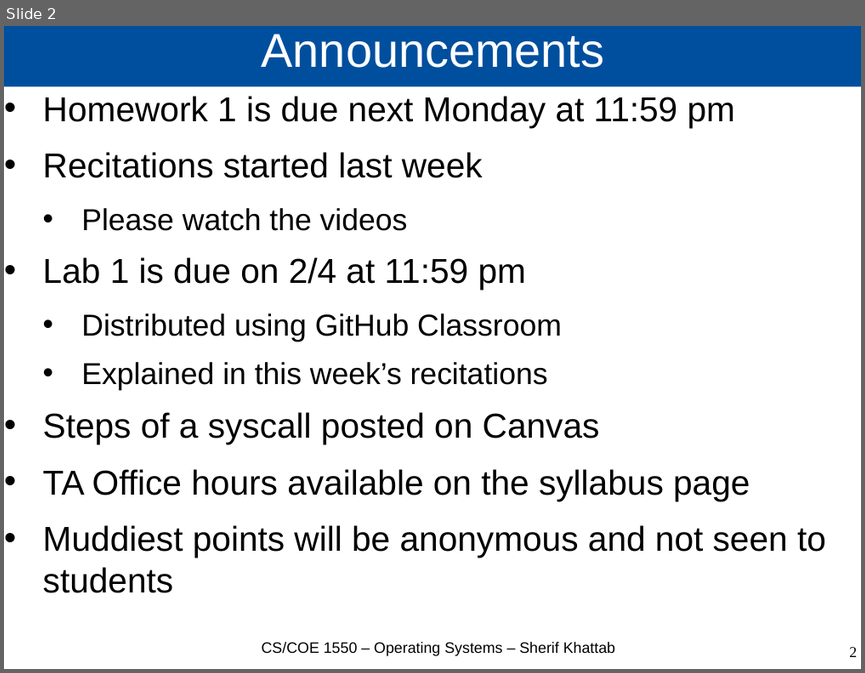
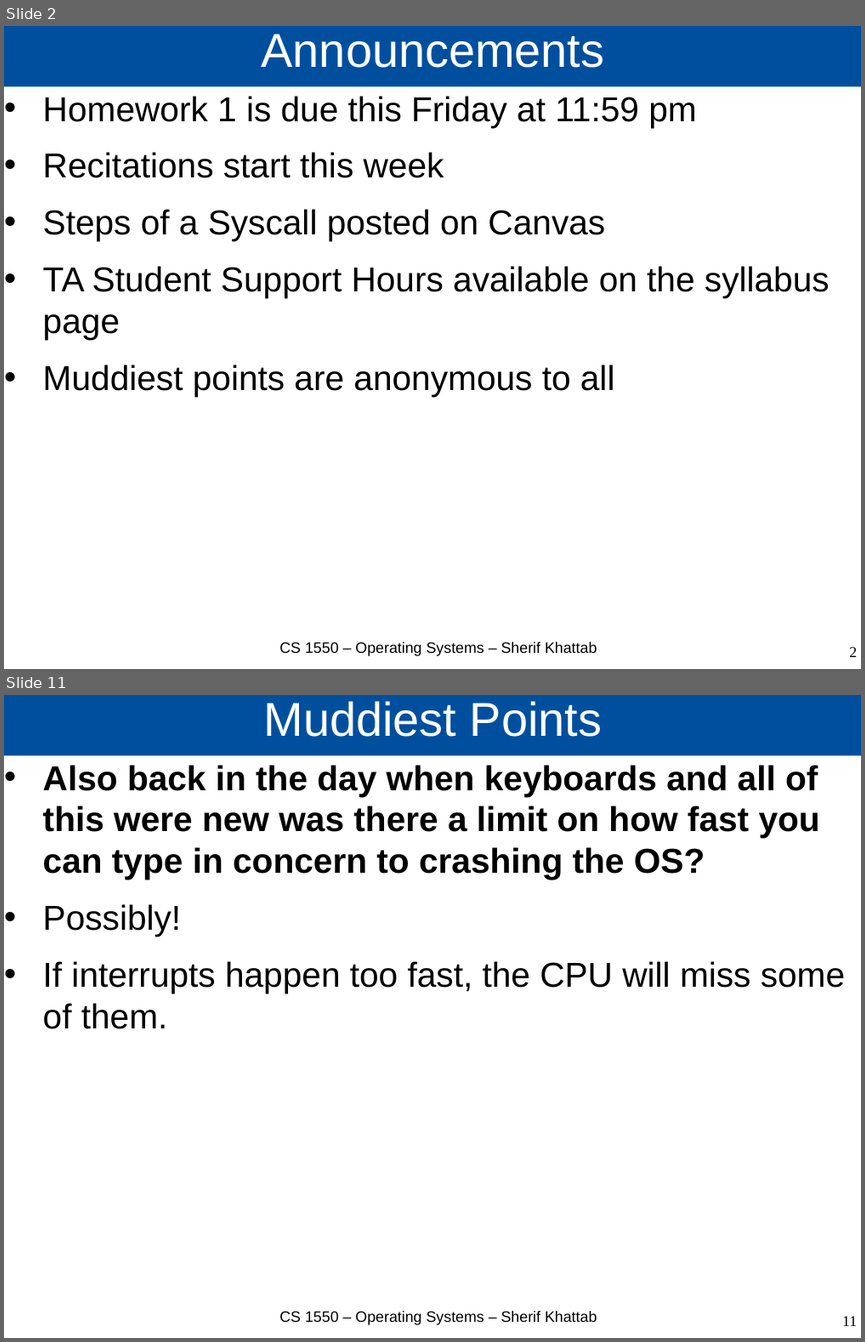
Before and after one commit to cs1550-2244/cs1550-code-handouts, a slide deck: DraftSlides/Lecture2.pptx. Shown one above the other, each under a label of ours: slide 2 before the commit, slides 2 and 11 after it; the slides between them are not shown. The pictures are 865x673 and 865x1342 pixels, drawn with LibreOffice and Linux fonts; fonts in the diff are those of the drawing. Boxes give left, top, right and bottom in pixels: in the first picture for what was removed or moved away, otherwise in the second. Text is boxed around its words. In the diff, an @@ line names an element or a change of style, - is before the commit and + after.

```diff
--- a/DraftSlides/Lecture2.pptx
+++ b/DraftSlides/Lecture2.pptx
@@ slide 11 added at <box>4,695,861,1338</box>, background #FFFFFF @@
@@ title added at <box>4,695,861,756</box>, fill #004F9E, 44 pt, text #FFFFFF @@
+Muddiest Points
@@ text added at <box>43,765,845,1029</box>, 32 pt, text #000000, bold @@
+• Also back in the day when keyboards and all of this were new was there a limit on how fast you can type in concern to crashing the OS?
+• Possibly!
+• If interrupts happen too fast, the CPU will miss some of them.
@@ text added at <box>279,1310,596,1325</box>, 14 pt, text #000000 @@
+CS 1550 – Operating Systems – Sherif Khattab
@@ page number added at <box>842,1315,857,1326</box>, 14 pt, text #000000 @@
+11
@@ slide 2 changed as well @@
@@ text at <box>43,96,829,397</box>: text changed @@
-• Homework 1 is due next Monday at 11:59 pm
-• Recitations started last week
-  • Please watch the videos
-• Lab 1 is due on 2/4 at 11:59 pm
-  • Distributed using GitHub Classroom
-  • Explained in this week’s recitations
-• Steps of a syscall posted on Canvas
-• TA Office hours available on the syllabus page
-• Muddiest points will be anonymous and not seen to students
+• Homework 1 is due this Friday at 11:59 pm
+• Recitations start this week
+• Steps of a Syscall posted on Canvas
+• TA Student Support Hours available on the syllabus page
+• Muddiest points are anonymous to all
@@ text at <box>279,641,596,656</box>: text changed @@
-CS/COE 1550 – Operating Systems – Sherif Khattab
+CS 1550 – Operating Systems – Sherif Khattab
```
Also in this commit, not shown: 17 other slides changed, 10 other slides added, 2 other files.
